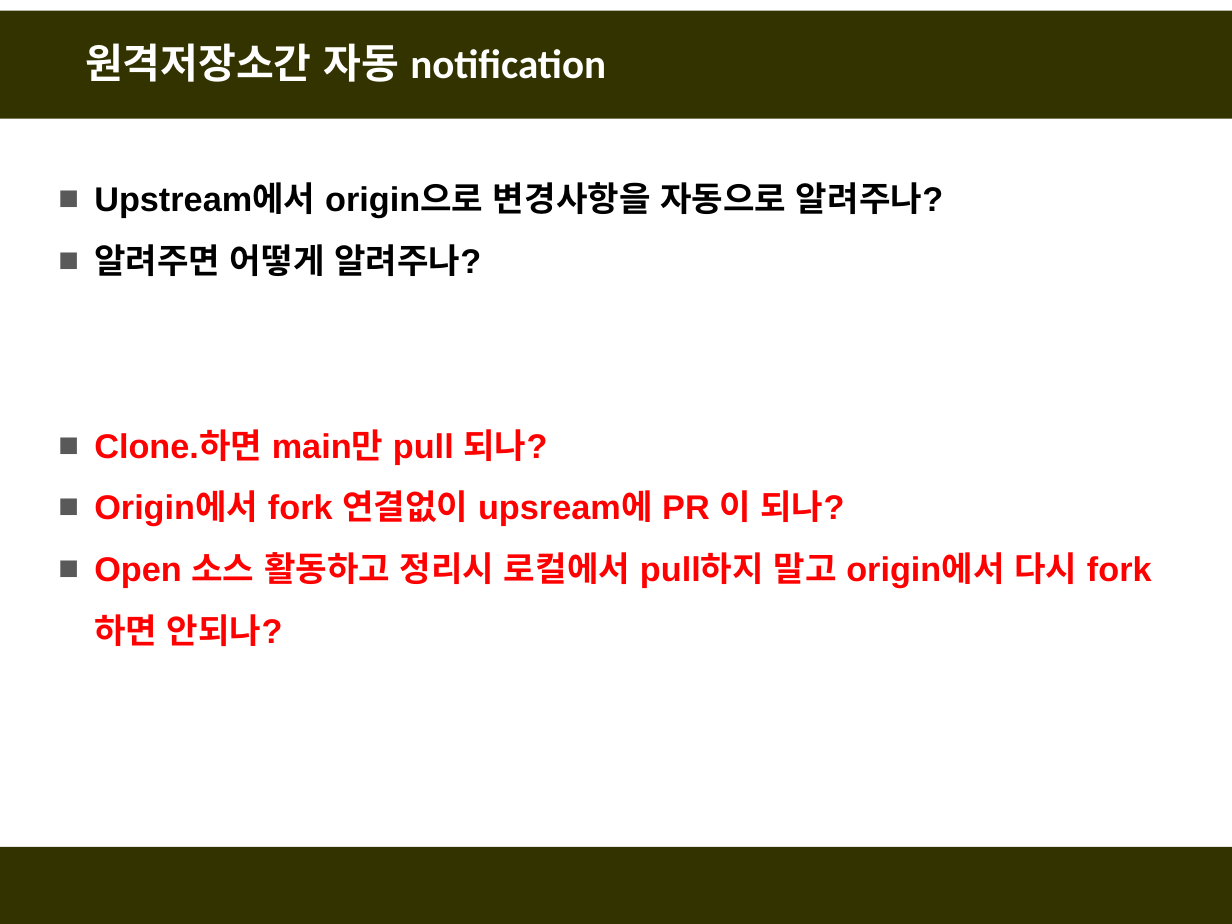
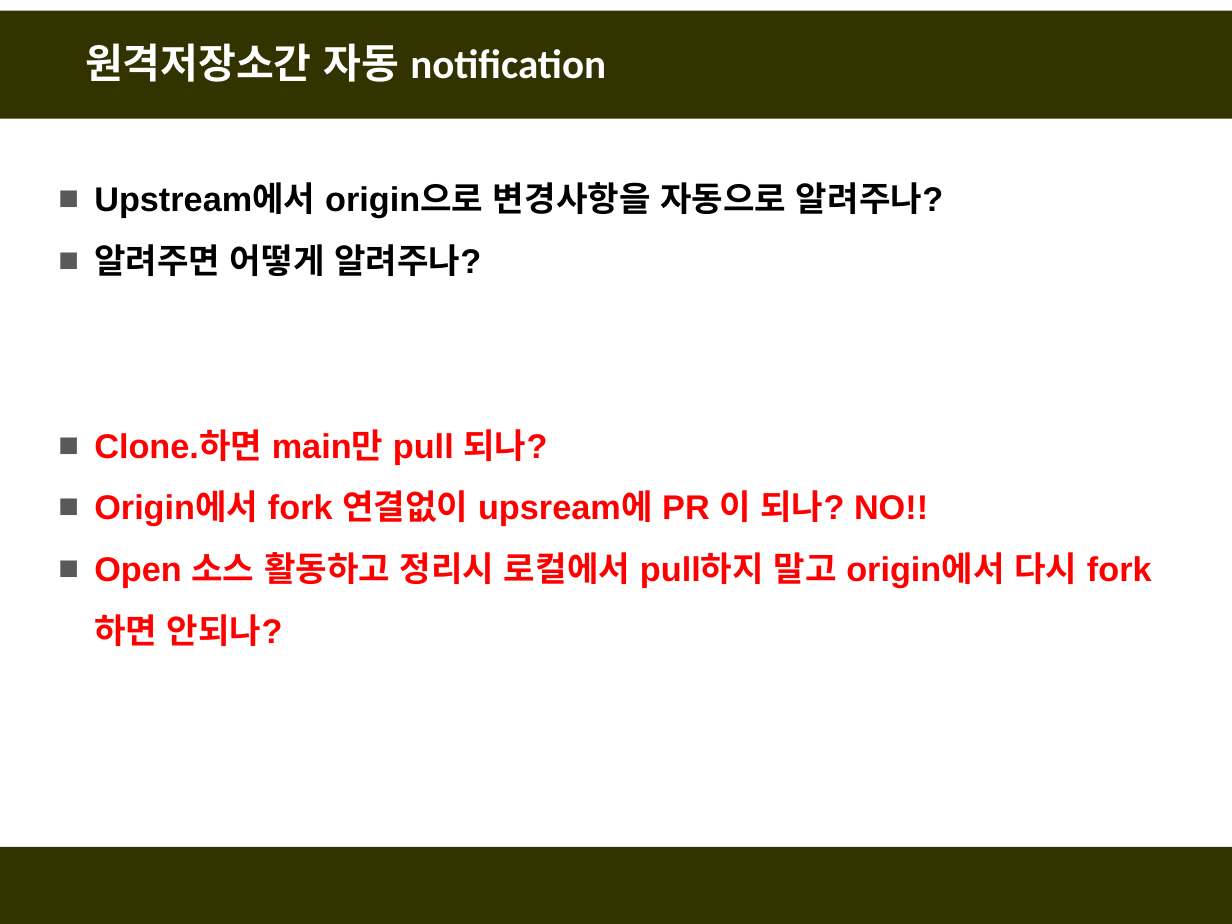
Before and after one commit to fasthill/github-lecture, a slide deck: slide 39 of git및github첫걸음6-정리중.pptx. Drawn at 1232x924 pixels with LibreOffice and Linux fonts; fonts in the diff are those of the drawing. Boxes give left, top, right and bottom in pixels: in the first picture for what was removed or moved away, otherwise in the second. Text is boxed around its words. In the diff, an @@ line names an element or a change of style, - is before the commit and + after.

```diff
--- a/git및github첫걸음6-정리중.pptx
+++ b/git및github첫걸음6-정리중.pptx
@@ text at (x1=94, y1=490, x2=928, y2=526): text changed @@
-■ Origin에서 fork 연결없이 upsream에 PR 이 되나?
+■ Origin에서 fork 연결없이 upsream에 PR 이 되나? NO!!
```
Also in this commit, not shown: 1 slide added.
